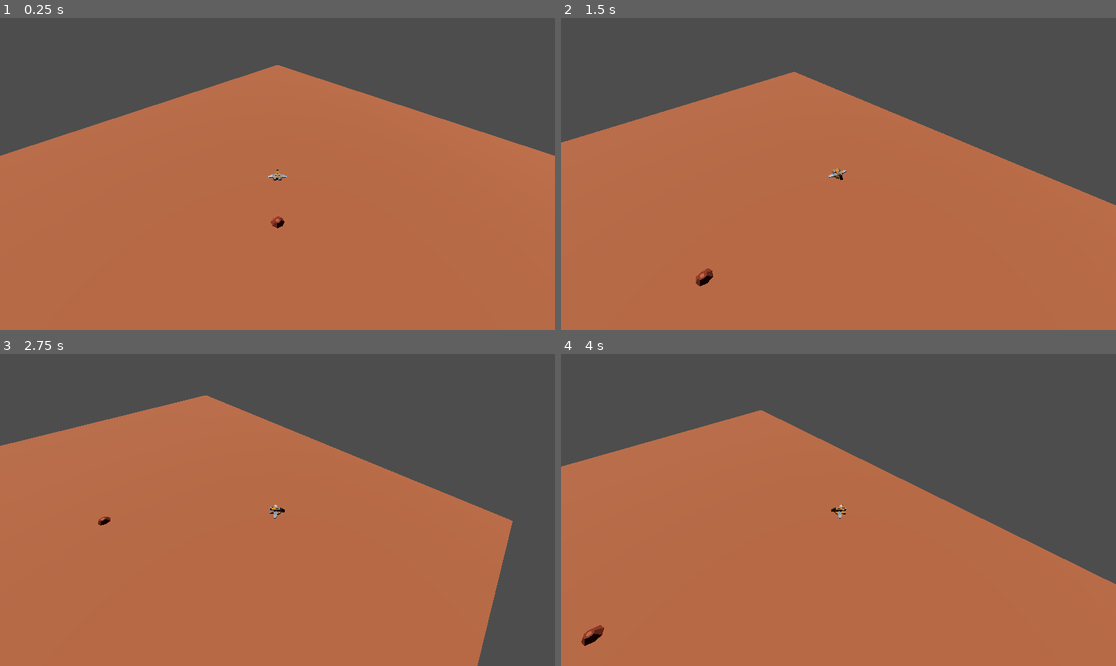
Above: before the commit, frames 1-4 (two rows, left to right).
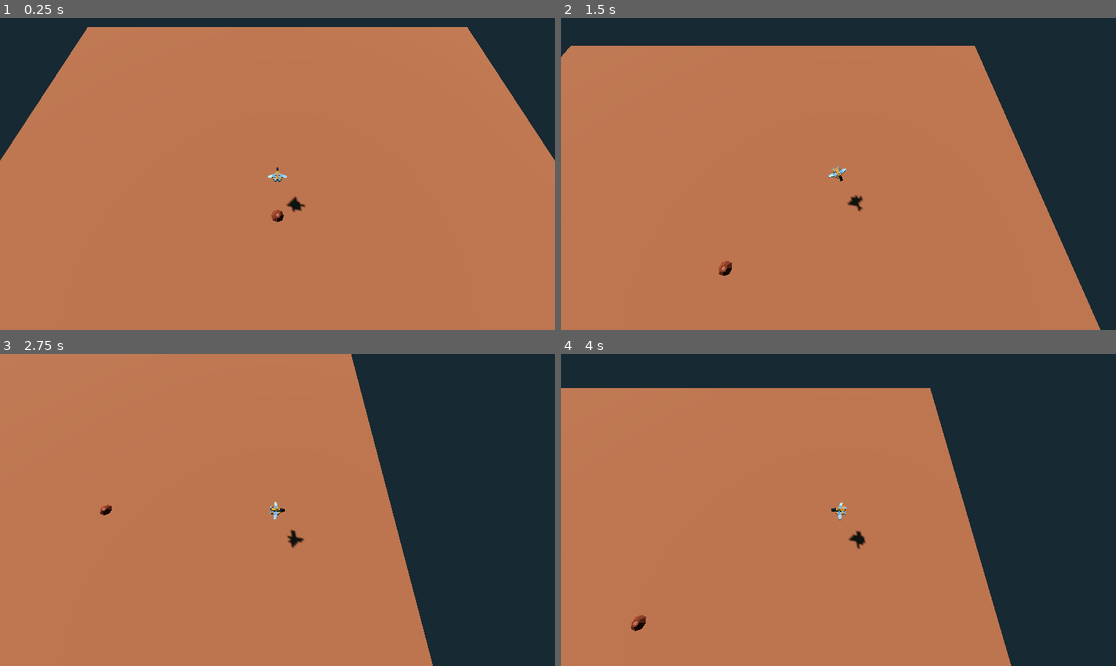
Above: after the commit, the same moments.

Repository: joshuajenner/project-speed
Game: Godot game, scene res://levels/base_level.tscn
Two runs of this game, one before a commit and one after it. Both use one fixed random seed, a clock stepped at 60 frames per second and the inputs below.
Inputs:
- Up to frame 1 (0.25 s): no input
- Up to frame 2 (1.5 s): hold D (move_right) 0.53-1.28 s; hold S (move_down) from 1.28 s (still down)
- Up to frame 3 (2.75 s): release S (move_down) at 2.03 s; hold D (move_right) from 2.03 s (still down)
- Up to frame 4 (4 s): release D (move_right) at 2.78 s; hold W (move_up) 2.78-3.53 s; hold A (move_left) from 3.53 s (still down)

The runs differ from the first frame. In frame 1, 30% of the frame differs, in the area x 0-100%, y 0-68%; in frame 2, 39%; in frame 3, 44%; in frame 4, 48%, in the area x 0-100%, y 0-100%.

Commit message:
updated world environment

Diff:
--- a/environment/default_environment.tres
+++ b/environment/default_environment.tres
@@ -1,7 +1,12 @@
 [gd_resource type="Environment" format=3 uid="uid://bjd4g046m323e"]
 
 [resource]
+background_mode = 1
+background_color = Color(0.443137, 0.803922, 1, 1)
+background_energy_multiplier = 0.2
+reflected_light_source = 2
 tonemap_mode = 3
 tonemap_exposure = 0.5
 sdfgi_enabled = true
 sdfgi_use_occlusion = true
+volumetric_fog_density = 0.005
--- a/levels/base_level.tscn
+++ b/levels/base_level.tscn
@@ -19,7 +19,7 @@
 speed_base = 20
 
 [node name="Terrain" type="Node3D" parent="."]
-transform = Transform3D(0.707107, 0, 0.707107, 0, 1, 0, -0.707107, 0, 0.707107, 0, 0, 0)
+transform = Transform3D(1, 0, 0, 0, 1, 0, 0, 0, 1, 0, 0, 0)
 
 [node name="Floor" type="Node3D" parent="Terrain"]
 
@@ -49,6 +49,7 @@
 
 [node name="DirectionalLight3D" type="DirectionalLight3D" parent="."]
 transform = Transform3D(-0.146447, 0.853553, 0.5, -0.5, -0.5, 0.707107, 0.853553, -0.146447, 0.5, 0, 15.5, 0)
+shadow_enabled = true
 
 [node name="WorldEnvironment" type="WorldEnvironment" parent="."]
 environment = ExtResource("3_58450")
--- a/players/base_player.tscn
+++ b/players/base_player.tscn
@@ -27,7 +27,7 @@
 skeleton = NodePath("../..")
 
 [node name="CameraPivot" type="Node3D" parent="."]
-transform = Transform3D(-1, -6.18172e-08, 6.18173e-08, 0, 0.707107, 0.707107, -8.74228e-08, 0.707107, -0.707107, 0, 0, 0)
+transform = Transform3D(-1, 7.9232e-08, -3.69465e-08, 0, 0.422618, 0.906308, 8.74228e-08, 0.906308, -0.422618, 0, 0, 0)
 
 [node name="Camera" type="Camera3D" parent="CameraPivot"]
 transform = Transform3D(1, 0, 0, 0, 1, 0, 0, 0, 1, 0, 0, 30)
